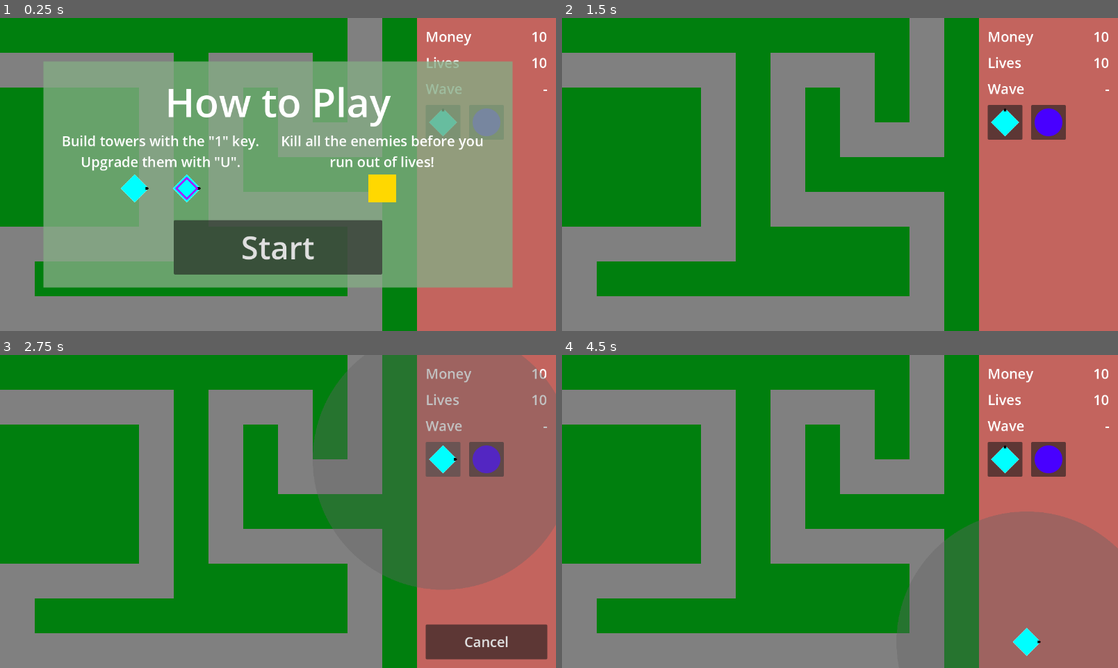
Above: before the commit, frames 1-4 (two rows, left to right).
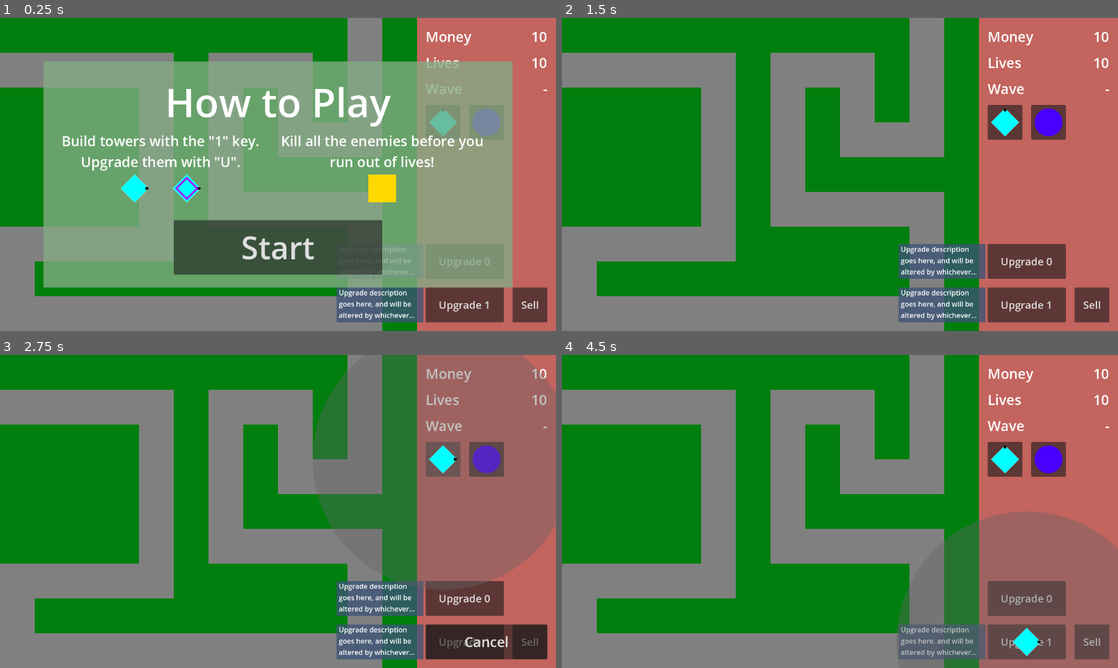
Above: after the commit, the same moments.

Repository: phrasmotica/godot-tower-defence
Game: Godot game, scene res://scenes/game.tscn
Same seed, same stepped clock (60 frames per second), same inputs: the game is played once before the commit and once after it.
Inputs (mouse positions are in pixels of both pictures, inside the frame that each line leads up to):
- Up to frame 1 (0.25 s): no input
- Up to frame 2 (1.5 s): click (1090, 305) at 0.5 s, where only the run after the commit has a clickable "Sell"; click "Start" at 1.25 s
- Up to frame 3 (2.75 s): click (444, 458) at 2 s
- Up to frame 4 (4.5 s): click (1051, 458) at 2.75 s; click (1029, 599) at 3.5 s, where only the run after the commit has a clickable "Upgrade 0"; click (1029, 642) at 4.25 s, where only the run after the commit has a clickable "Upgrade 1"

The runs differ from the first frame. In frame 1, 4.2% of the frame differs, in the area x 60-99%, y 73-98%; in frame 2, 7.4%, in the area x 60-99%, y 72-98%; in frame 3, 7.1%; in frame 4, 5.3%.

Commit message:
Fix logic for cycling towers. Emit selected-tower-changed signal from tower manager

Diff:
--- a/scenes/game.tscn
+++ b/scenes/game.tscn
@@ -234,6 +234,7 @@
 [connection signal="wave_sent" from="Managers/WavesManager" to="GameUI" method="_on_waves_manager_wave_sent"]
 [connection signal="enemy_died" from="Enemies/PathWaypoints" to="Managers/BankManager" method="_on_path_waypoints_enemy_died"]
 [connection signal="enemy_reached_end" from="Enemies/PathWaypoints" to="Managers/LivesManager" method="_on_path_waypoints_enemy_reached_end"]
+[connection signal="selected_tower_changed" from="Towers" to="GameUI" method="_on_towers_selected_tower_changed"]
 [connection signal="next_tower" from="GameUI" to="Towers" method="_on_game_ui_next_tower"]
 [connection signal="previous_tower" from="GameUI" to="Towers" method="_on_game_ui_previous_tower"]
 [connection signal="tower_deselected" from="GameUI" to="Towers" method="_on_game_ui_tower_deselected"]
--- a/scripts/game_ui.gd
+++ b/scripts/game_ui.gd
@@ -33,32 +33,7 @@
 		placing_tower = value
 		cancel_button.visible = placing_tower != null
 
-var selected_tower: Tower:
-	set(value):
-		if selected_tower:
-			selected_tower.deselect()
-
-		selected_tower = value
-
-		if selected_tower:
-			selected_tower.select()
-
-			print("Showing buttons")
-
-			upgrade_button_0.show()
-			upgrade_button_0.set_upgrade_level(selected_tower)
-
-			upgrade_button_1.show()
-			upgrade_button_1.set_upgrade_level(selected_tower)
-
-			sell_button.show()
-
-			game_tint.show()
-		else:
-			print("Hiding buttons")
-			upgrade_button_0.hide()
-			upgrade_button_1.hide()
-			sell_button.hide()
+var selected_tower: Tower = null
 
 func _ready():
 	placing_tower = null
@@ -118,8 +93,6 @@
 func _on_placing_tower_selected(tower: Tower):
 	print("Selected " + tower.name)
 
-	selected_tower = tower
-
 	tower_selected.emit(tower)
 
 func _on_placing_tower_on_upgrade_finish(tower: Tower, next_level: TowerLevel):
@@ -136,8 +109,6 @@
 func deselect():
 	print("Deselecting tower")
 
-	selected_tower = null
-
 	game_tint.hide()
 
 	tower_deselected.emit()
@@ -151,6 +122,7 @@
 	tower_placing_cancelled.emit()
 
 func try_upgrade(index: int):
+	# TODO: move this into tower_manager.gd
 	if not selected_tower:
 		print("Tower upgrade failed: no tower selected")
 		return false
@@ -179,6 +151,7 @@
 	return true
 
 func try_sell():
+	# TODO: move this into tower_manager.gd
 	if not selected_tower:
 		print("Tower sell failed: no tower selected")
 		return false
@@ -186,8 +159,6 @@
 	print("Selling tower")
 
 	var sell_value = selected_tower.sell()
-
-	selected_tower = null
 
 	tower_deselected.emit()
 
@@ -230,3 +201,29 @@
 
 func stop_tower_creation():
 	placing_tower = null
+
+func _on_towers_selected_tower_changed(tower: Tower):
+	if selected_tower:
+		selected_tower.deselect()
+
+	selected_tower = tower
+
+	if selected_tower:
+		selected_tower.select()
+
+		print("Showing buttons")
+
+		upgrade_button_0.show()
+		upgrade_button_0.set_upgrade_level(selected_tower)
+
+		upgrade_button_1.show()
+		upgrade_button_1.set_upgrade_level(selected_tower)
+
+		sell_button.show()
+
+		game_tint.show()
+	else:
+		print("Hiding buttons")
+		upgrade_button_0.hide()
+		upgrade_button_1.hide()
+		sell_button.hide()
--- a/scripts/tower_manager.gd
+++ b/scripts/tower_manager.gd
@@ -7,29 +7,43 @@
 const default_z_index := 100
 const selected_z_index := 600
 
+signal selected_tower_changed(tower: Tower)
+
 func next_tower():
     if all_towers.size() <= 0:
-        return null
+        return
+
+    if all_towers.size() == 1 and selected_tower:
+        return
 
     print("Selecting next tower")
 
-    if not selected_tower:
-        return all_towers[selected_idx]
+    if selected_tower:
+        unhighlight()
+        selected_idx = (selected_idx + 1) % all_towers.size()
 
-    selected_idx = (selected_idx + 1) % all_towers.size()
     selected_tower = all_towers[selected_idx]
+    selected_tower_changed.emit(selected_tower)
+
+    highlight()
 
 func previous_tower():
     if all_towers.size() <= 0:
-        return null
+        return
+
+    if all_towers.size() == 1 and selected_tower:
+        return
 
     print("Selecting previous tower")
 
-    if not selected_tower:
-        return all_towers[selected_idx]
+    if selected_tower:
+        unhighlight()
+        selected_idx = (selected_idx - 1) % all_towers.size()
 
-    selected_idx = (selected_idx - 1) % all_towers.size()
     selected_tower = all_towers[selected_idx]
+    selected_tower_changed.emit(selected_tower)
+
+    highlight()
 
 func highlight():
     if selected_tower:
@@ -52,6 +66,7 @@
     unhighlight()
 
     selected_tower = tower
+    selected_tower_changed.emit(selected_tower)
 
     highlight()
 
@@ -59,17 +74,10 @@
     unhighlight()
 
     selected_tower = null
+    selected_tower_changed.emit(null)
 
 func _on_game_ui_next_tower():
-    unhighlight()
-
     next_tower()
 
-    highlight()
-
 func _on_game_ui_previous_tower():
-    unhighlight()
-
     previous_tower()
-
-    highlight()
